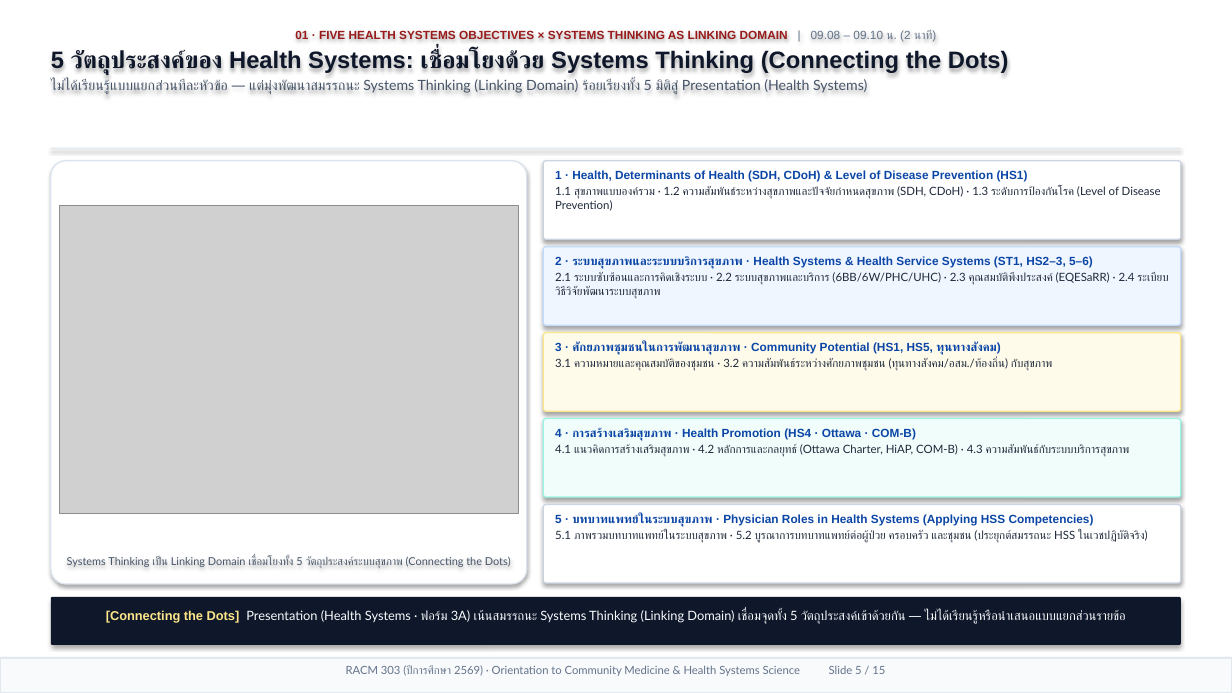
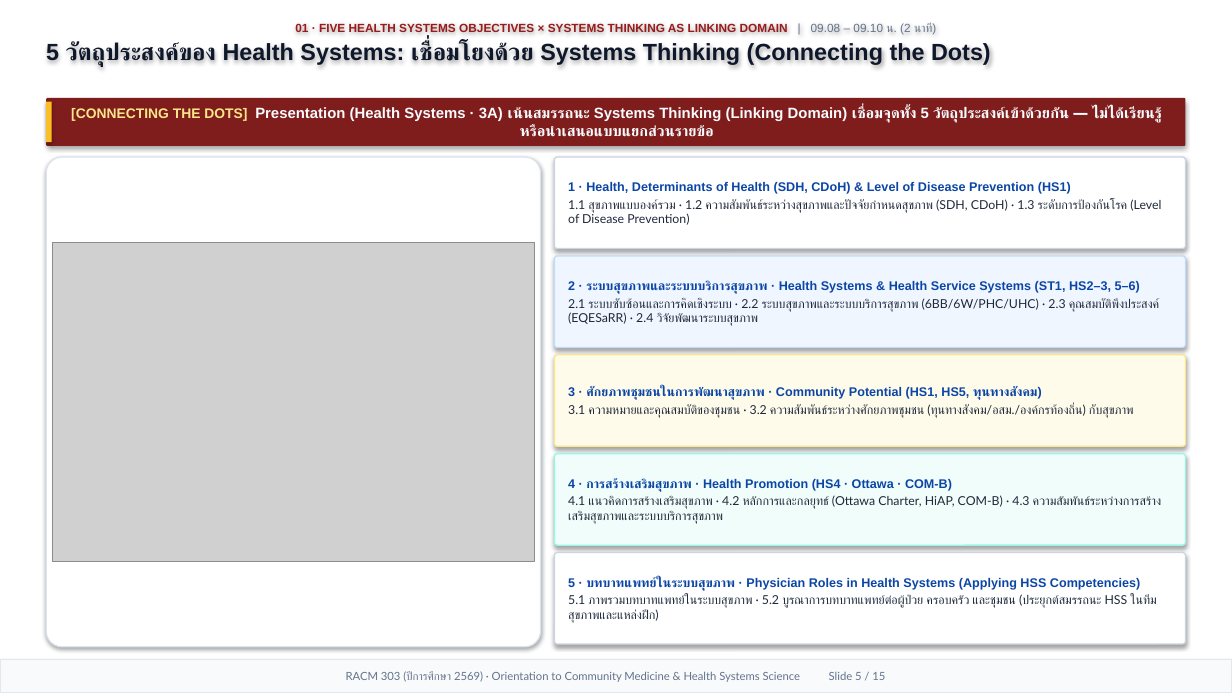
Before and after one commit to smartwoo/racm303-2569-faculty-member, a slide deck: slide 5 of exports/pptx/RACM303_2569_Orientation_Slides.pptx. Drawn at 1232x693 pixels with LibreOffice and Linux fonts; fonts in the diff are those of the drawing; grey boxes stand for pictures. Boxes give left, top, right and bottom in pixels: in the first picture for what was removed or moved away, otherwise in the second. Text is boxed around its words. In the diff, an @@ line names an element or a change of style, - is before the commit and + after.

Commit message:
feat(orientation): upgrade all 15 slides with top key-message banners, full-space Nano Banana visuals, optimized typography & Apple Keynote motion

```diff
--- a/exports/pptx/RACM303_2569_Orientation_Slides.pptx
+++ b/exports/pptx/RACM303_2569_Orientation_Slides.pptx
@@ text "01 · FIVE HEALTH SYSTEMS ...": place and size @@
-text "01 · FIVE HEALTH SYSTEMS ..." at [51,30,1009,95]
+text "01 · FIVE HEALTH SYSTEMS ..." at [46,22,991,67]
@@ text "01 · FIVE HEALTH SYSTEMS ..." at [46,22,991,67]: size 18.5 to 18.2 pt in "5 วัตถุประสงค์ของ Health Systems: เชื่อมโยงด้วย Systems Thin ..."; less space between paragraphs @@
@@ text at [51,79,867,95]: paragraph removed @@
-ไม่ได้เรียนรู้แบบแยกส่วนทีละหัวข้อ — แต่มุ่งพัฒนาสมรรถนะ Systems Thinking (Linking Domain) ร้อยเรียงทั้ง 5 มิติสู่ Presentation (Health Systems)
@@ rounded rectangle "[CONNECTING THE DOTS] Presentation (Health ...": place and size @@
-rounded rectangle "[CONNECTING THE DOTS] Presentation (Health ..." at [51,597,1181,645]
+rounded rectangle "[CONNECTING THE DOTS] Presentation (Health ..." at [46,98,1186,146]
@@ rounded rectangle "[CONNECTING THE DOTS] Presentation (Health ..." at [46,98,1186,146]: vertical alignment top to middle; fill #0F172A to #7F1D1D; proportions changed @@
@@ rectangle added at [46,102,52,142], fill #FBBF24 @@
@@ text in rounded rectangle at [71,107,1161,137]: text changed; size 10 to 11.6 pt; font Lato to Arial; bold on @@
-[Connecting the Dots] Presentation (Health Systems · ฟอร์ม 3A) เน้นสมรรถนะ Systems Thinking (Linking Domain) เชื่อมจุดทั้ง 5 วัตถุประสงค์เข้าด้วยกัน — ไม่ได้เรียนรู้หรือนำเสนอแบบแยกส่วนรายข้อ
+[CONNECTING THE DOTS] Presentation (Health Systems · 3A) เน้นสมรรถนะ Systems Thinking (Linking Domain) เชื่อมจุดทั้ง 5 วัตถุประสงค์เข้าด้วยกัน — ไม่ได้เรียนรู้หรือนำเสนอแบบแยกส่วนรายข้อ
@@ rectangle removed at [51,148,1181,149] @@
@@ rounded rectangle: place and size @@
-rounded rectangle at [51,161,527,584]
+rounded rectangle at [46,157,541,647]
@@ rounded rectangle at [46,157,541,647]: proportions changed @@
@@ rounded rectangle "1 · Health, Determinants of ...": place and size @@
-rounded rectangle "1 · Health, Determinants of ..." at [543,161,1181,239]
+rounded rectangle "1 · Health, Determinants of ..." at [555,157,1186,249]
@@ rounded rectangle "1 · Health, Determinants of ..." at [555,157,1186,249]: size 9.2 to 9.8 pt in "1 · Health, Determinants of Health (SDH, ..."; size 8.9 to 9.6 pt in "1.1 สุขภาพแบบองค์รวม · 1.2 ความสัมพันธ์ระหว่างสุขภาพและปัจจั ..."; vertical alignment top to middle; proportions changed @@
@@ picture: place and size @@
-picture at [59,205,518,513]
+picture at [53,242,534,562]
@@ rounded rectangle "2 · ระบบสุขภาพและระบบบริการสุขภาพ · Health ...": place and size @@
-rounded rectangle "2 · ระบบสุขภาพและระบบบริการสุขภาพ · Health ..." at [543,247,1181,325]
+rounded rectangle "2 · ระบบสุขภาพและระบบบริการสุขภาพ · Health ..." at [555,256,1186,348]
@@ text in rounded rectangle at [568,298,1160,326]: text changed; size 8.9 to 9.6 pt @@
-2.1 ระบบซับซ้อนและการคิดเชิงระบบ · 2.2 ระบบสุขภาพและบริการ (6BB/6W/PHC/UHC) · 2.3 คุณสมบัติพึงประสงค์ (EQESaRR) · 2.4 ระเบียบวิธีวิจัยพัฒนาระบบสุขภาพ
+2.1 ระบบซับซ้อนและการคิดเชิงระบบ · 2.2 ระบบสุขภาพและระบบบริการสุขภาพ (6BB/6W/PHC/UHC) · 2.3 คุณสมบัติพึงประสงค์ (EQESaRR) · 2.4 วิจัยพัฒนาระบบสุขภาพ
@@ text in rounded rectangle at [568,280,1140,294]: size 9.2 to 9.8 pt in "2 · ระบบสุขภาพและระบบบริการสุขภาพ · Health Systems & ..." @@
@@ rounded rectangle "3 · ศักยภาพชุมชนในการพัฒนาสุขภาพ · Community ...": place and size @@
-rounded rectangle "3 · ศักยภาพชุมชนในการพัฒนาสุขภาพ · Community ..." at [543,333,1181,411]
+rounded rectangle "3 · ศักยภาพชุมชนในการพัฒนาสุขภาพ · Community ..." at [555,355,1186,446]
@@ text in rounded rectangle at [568,387,1042,400]: size 9.2 to 9.8 pt in "3 · ศักยภาพชุมชนในการพัฒนาสุขภาพ · Community Potential (HS1, ..." @@
@@ text in rounded rectangle at [568,403,1134,418]: text changed; size 8.9 to 9.6 pt @@
-3.1 ความหมายและคุณสมบัติของชุมชน · 3.2 ความสัมพันธ์ระหว่างศักยภาพชุมชน (ทุนทางสังคม/อสม./ท้องถิ่น) กับสุขภาพ
+3.1 ความหมายและคุณสมบัติของชุมชน · 3.2 ความสัมพันธ์ระหว่างศักยภาพชุมชน (ทุนทางสังคม/อสม./องค์กรท้องถิ่น) กับสุขภาพ
@@ rounded rectangle "4 · การสร้างเสริมสุขภาพ · Health ...": place and size @@
-rounded rectangle "4 · การสร้างเสริมสุขภาพ · Health ..." at [543,419,1181,497]
+rounded rectangle "4 · การสร้างเสริมสุขภาพ · Health ..." at [555,454,1186,545]
@@ text in rounded rectangle at [568,478,952,492]: size 9.2 to 9.8 pt in "4 · การสร้างเสริมสุขภาพ · Health Promotion (HS4 ..." @@
@@ text in rounded rectangle at [568,495,1161,524]: text changed; size 8.9 to 9.6 pt @@
-4.1 แนวคิดการสร้างเสริมสุขภาพ · 4.2 หลักการและกลยุทธ์ (Ottawa Charter, HiAP, COM-B) · 4.3 ความสัมพันธ์กับระบบบริการสุขภาพ
+4.1 แนวคิดการสร้างเสริมสุขภาพ · 4.2 หลักการและกลยุทธ์ (Ottawa Charter, HiAP, COM-B) · 4.3 ความสัมพันธ์ระหว่างการสร้างเสริมสุขภาพและระบบบริการสุขภาพ
@@ text removed at [67,556,511,568] @@
-Systems Thinking เป็น Linking Domain เชื่อมโยงทั้ง 5 วัตถุประสงค์ระบบสุขภาพ (Connecting the Dots)
@@ vertical alignment top to middle; proportions changed in 4 elements at [555,355,1186,446], [555,256,1186,348], [555,454,1186,545], [555,553,1186,644] @@
@@ rounded rectangle "5 · บทบาทแพทย์ในระบบสุขภาพ · Physician ...": place and size @@
-rounded rectangle "5 · บทบาทแพทย์ในระบบสุขภาพ · Physician ..." at [543,505,1181,583]
+rounded rectangle "5 · บทบาทแพทย์ในระบบสุขภาพ · Physician ..." at [555,553,1186,644]
@@ text in rounded rectangle at [568,595,1156,623]: text changed; size 8.9 to 9.6 pt @@
-5.1 ภาพรวมบทบาทแพทย์ในระบบสุขภาพ · 5.2 บูรณาการบทบาทแพทย์ต่อผู้ป่วย ครอบครัว และชุมชน (ประยุกต์สมรรถนะ HSS ในเวชปฏิบัติจริง)
+5.1 ภาพรวมบทบาทแพทย์ในระบบสุขภาพ · 5.2 บูรณาการบทบาทแพทย์ต่อผู้ป่วย ครอบครัว และชุมชน (ประยุกต์สมรรถนะ HSS ในทีมสุขภาพและแหล่งฝึก)
@@ text in rounded rectangle at [568,577,1140,591]: size 9.2 to 9.8 pt in "5 · บทบาทแพทย์ในระบบสุขภาพ · Physician Roles in ..." @@
@@ rectangle "RACM 303 (ปีการศึกษา 2569) · ..." at [0,660,1232,693]: vertical alignment top to middle @@
```
Also in this commit, not shown: 14 other slides changed, 20 other files.
